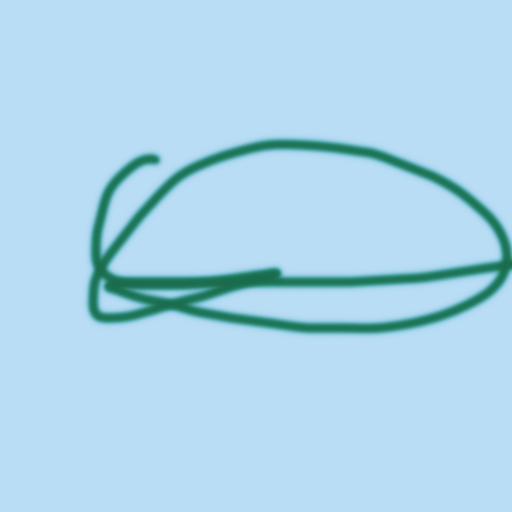
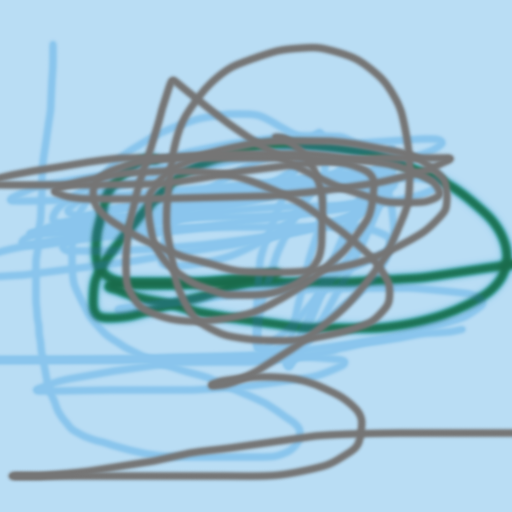
Two versions of the same layered image (512×512). Layer-by-layer changes:
added layer "Layer 2" above "Layer 0 copy" over (0, 40, 512, 483)
painted on "Layer 0 copy" over (0, 38, 491, 465)
